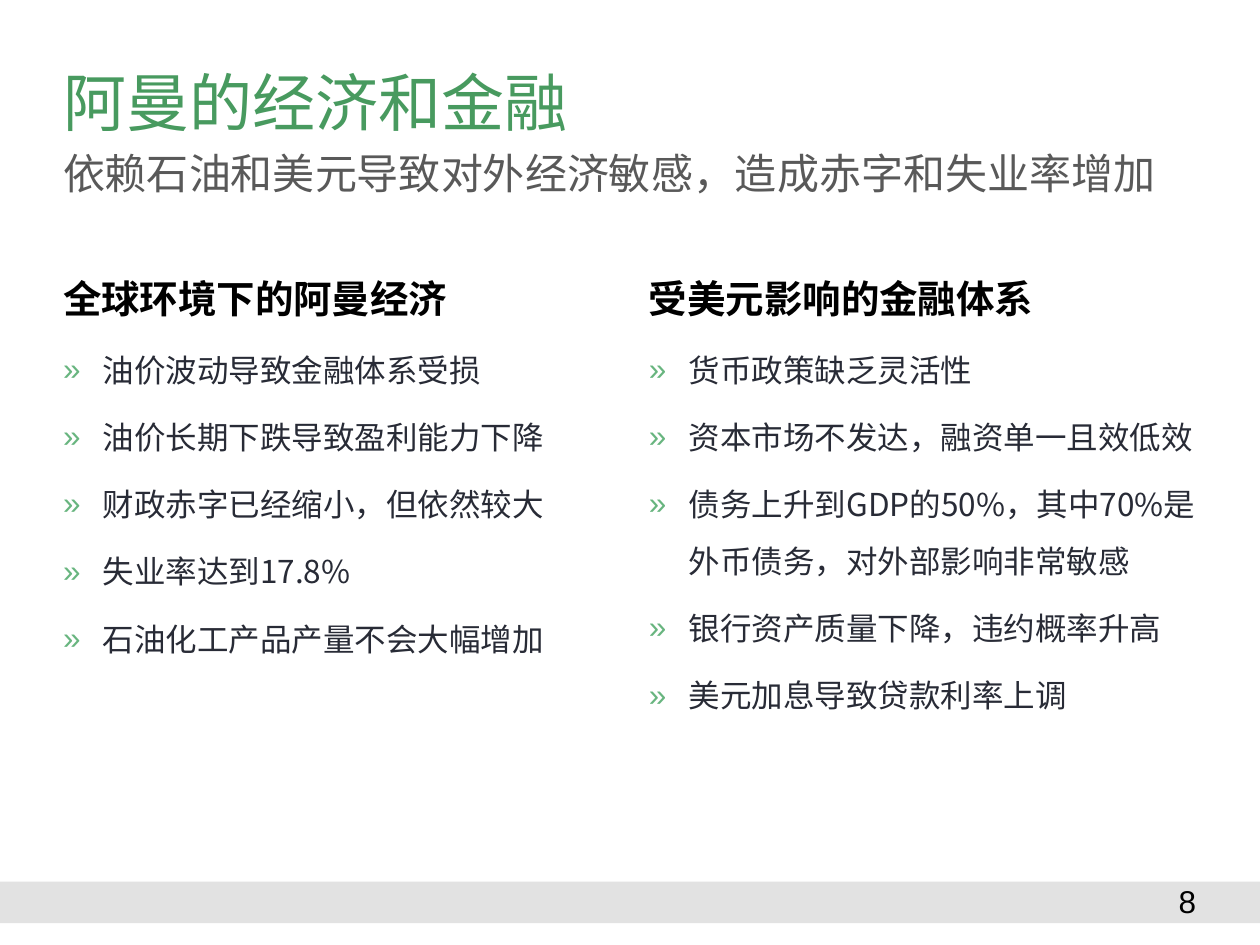
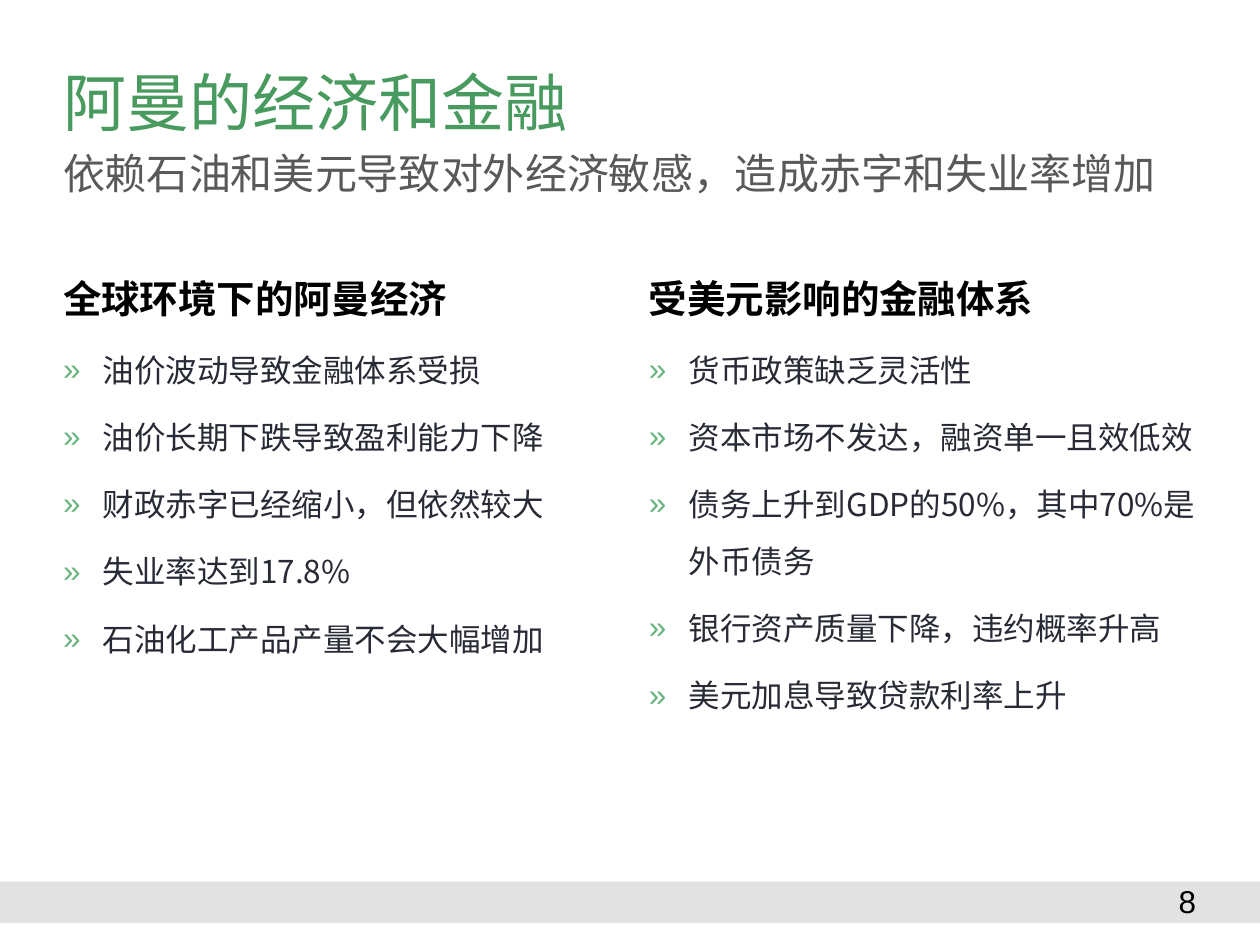
Before and after one commit to Catfeeds/DOC, a slide deck: slide 8 of 阿曼/proposal for Oman.pptx. Drawn at 1260x945 pixels with LibreOffice and Linux fonts; fonts in the diff are those of the drawing; background and template pictures are left out. Boxes give left, top, right and bottom in pixels: in the first picture for what was removed or moved away, otherwise in the second. Text is boxed around its words. In the diff, an @@ line names an element or a change of style, - is before the commit and + after.

```diff
--- a/阿曼/proposal for Oman.pptx
+++ b/阿曼/proposal for Oman.pptx
@@ text at bbox=[689, 489, 1195, 576]: text changed @@
-  » 债务上升到GDP的50%，其中70%是外币债务，对外部影响非常敏感
+  » 债务上升到GDP的50%，其中70%是外币债务
@@ text at bbox=[689, 680, 1067, 710]: text changed @@
-  » 美元加息导致贷款利率上调
+  » 美元加息导致贷款利率上升
```
Also in this commit, not shown: 2 other slides changed, 2 slides added, 1 slide removed.
